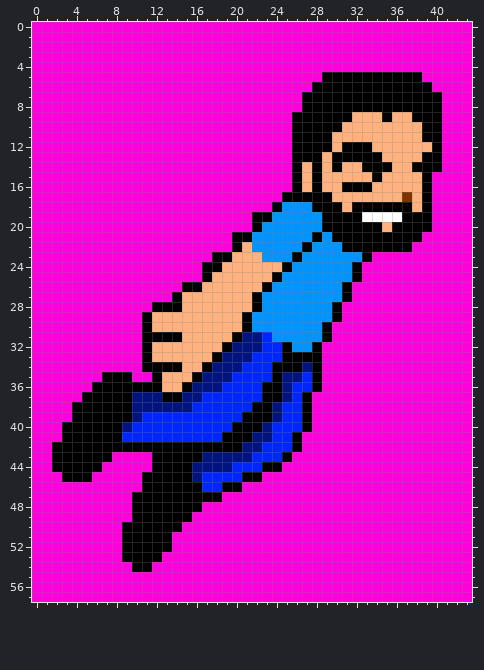
File history of a pixel-art sprite, chars/mb2/sprites/fall_7.png. Above: the version before the commit.
The file is 44x58 pixels.
And afterwards:
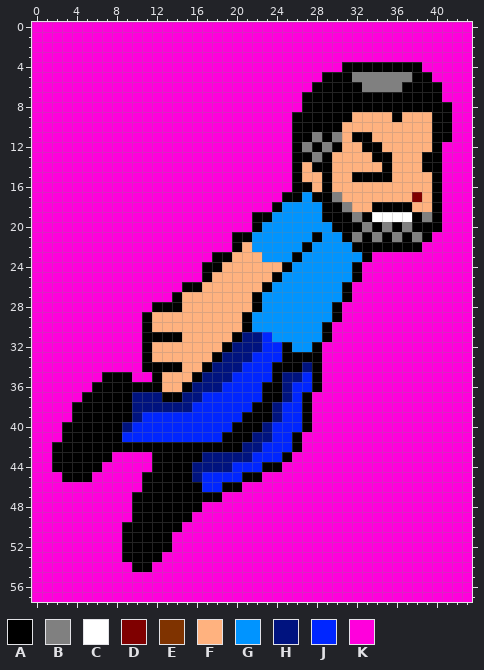
Palette (. is transparent): A #000000  B #808080  C #ffffff  D #7f0000  E #7f3300  F #ffb27f  G #0094ff  H #00137f  J #0026ff  K #ff00dc
Change:
Changed rows in their new state; - is an unchanged pixel.
first column x 27:
 4 ----AAAAAAAA---
 5 -----BBBBBB-A--
 6 ------BBBB---A-
 8 --------------A
 9 --------FA-FF-A
10 ------------F-A
11 -B-B-AA-----F-A
12 B-BAFF-A-------
13 -BAFFFF-A------
14 --AF--FF---F---
15 -FA--AA-A---FA-
16 AFA-FFF-----FA-
17 G--B------FDFA-
18 -G--BFF-----FA-
19 -----BA---C-BA-
20 --G---B-B-B--A-
21 ---G-B-B-B-BA--
22 ----G------A---
Where, in picture pixels (left, top, right, bottom), the same in both pictures:
changed: (302, 62, 452, 252)
